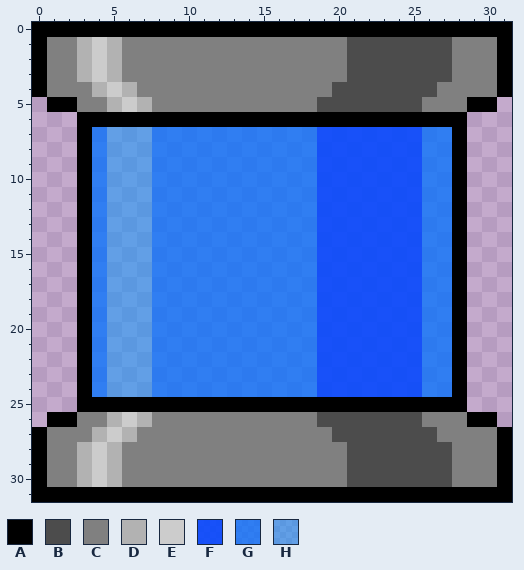
Pixel-art sprite, stored at GelaTina/Assets/Art/tank_1.png. This is how it looked before the edit.
The file is 32x32 pixels.
Palette (. is transparent): A #000000  B #4c4c4c  C #808080  D #b2b2b2  E #cccccc  F #0045ffe0  G #006fffc0  H #0094ff80
New version:
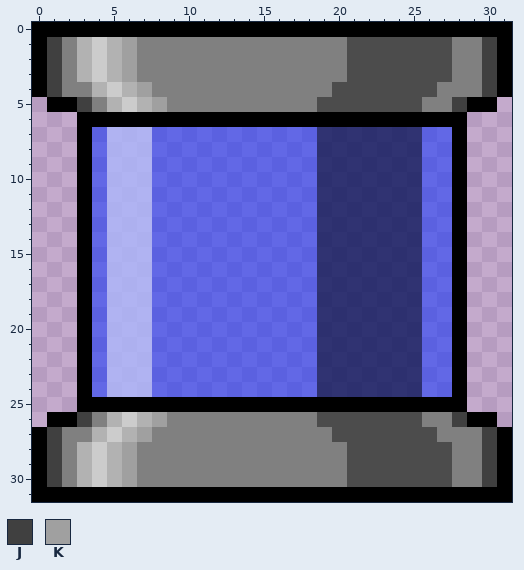
Colours new in this view: J #404040  K #a0a0a0
The exact change:
Colour F changes from #0045ffe0 to #000c55c0.
Colour G changes from #006fffc0 to #0026ff80.
Colour H changes from #0094ff80 to #aab6ffc0.
Colour C becomes colour J in rows 1 to 4 at x 1 and 30; in row 5 at x 3 and 28; in row 26 at x 3 and 28; in rows 27 to 30 at x 1 and 30.
Colour C becomes colour K in rows 1 to 3 at x 6; in row 4 at x 7; in row 5 at x 8; in row 26 at x 8; in row 27 at x 7; in rows 28 to 30 at x 6.
